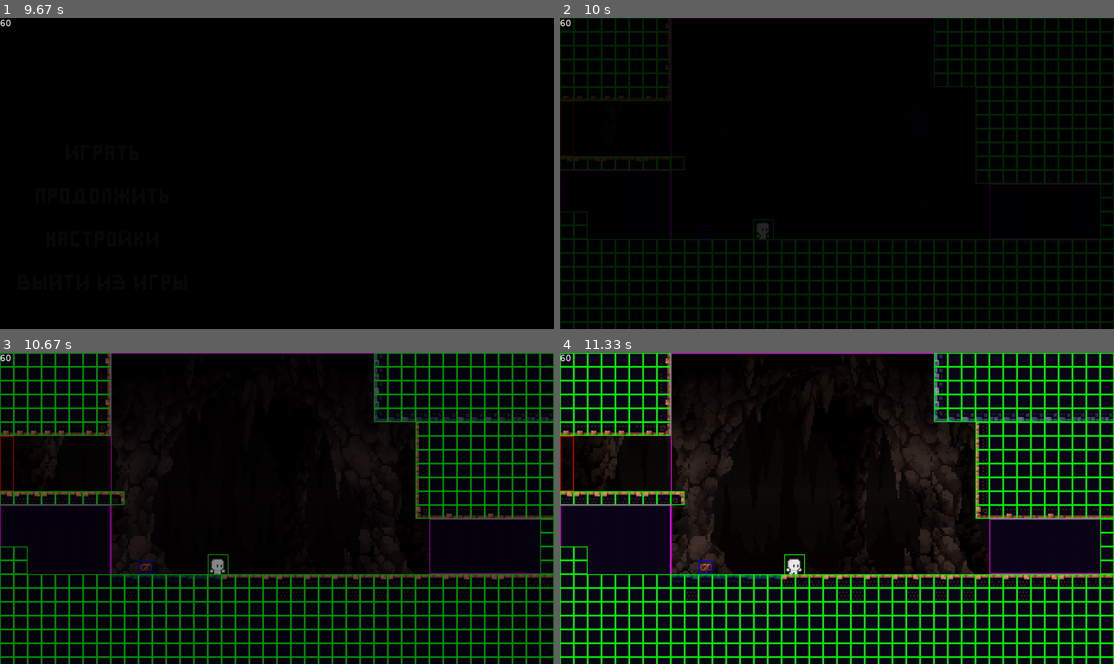
Above: before the commit, frames 1-4 (two rows, left to right).
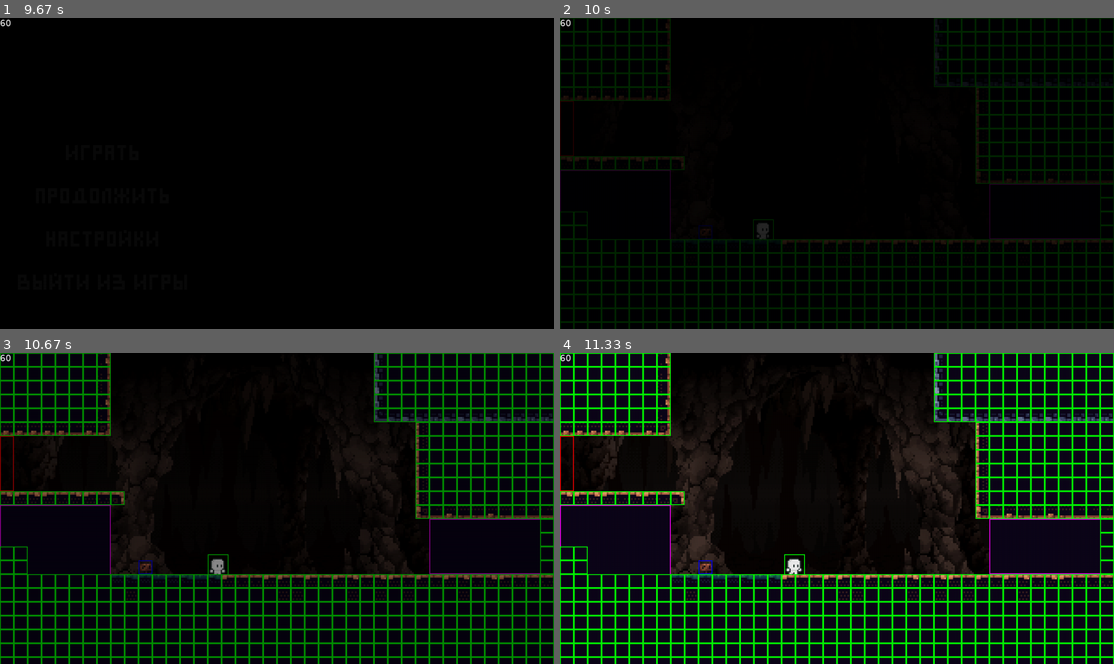
Above: after the commit, the same moments.

Repository: justxale/pygame-cyphered
Game: pygame game, started from main.py
Two runs of this game, one before a commit and one after it. Both use one fixed random seed, a clock stepped at 60 frames per second and the inputs below.
Inputs:
- Up to frame 1 (9.67 s): click "Играть" at 0.38 s; click "Продолжить" at 0.72 s; click "Настройки" at 1.05 s; click "w" at 1.38 s; click "+" at 1.72 s; hold Right 2.5-3.13 s; hold Left 3.17-3.63 s; click "-" at 4.22 s; click "стрелки" at 5.38 s; click "пробел" at 5.72 s; click "ad" at 6.05 s; click "Назад" at 6.38 s; click "Играть" at 6.72 s; click "Продолжить" at 8.05 s; hold Left from 9.4 s (still down)
- Up to frame 2 (10 s): release Left at 9.87 s; hold A from 9.9 s (still down); hold Right from 9.9 s (still down)
- Up to frame 3 (10.67 s): release A at 10.37 s; release Right at 10.37 s; hold Right from 10.4 s (still down)
- Up to frame 4 (11.33 s): release Right at 10.87 s; hold Up 10.9-11.2 s; hold Right from 11.23 s (still down)

Frame 1 is identical in both runs. In frame 2, 0.3% of the frame differs, in the area x 20-97%, y 0-73%; in frame 3, 0.3%, in the area x 20-68%, y 0-72%; in frame 4, 0.3%.

Commit message:
minor ram optimizations

Diff:
--- a/cyphered/scenes/play.py
+++ b/cyphered/scenes/play.py
@@ -146,6 +146,13 @@
                             self.all_sprites, self.tiles, tile_layer=2
                         )
                         self.wall_rects['right'].append(new_tile.rect)
+                    if 'f' in types:
+                        new_tile = Tile(
+                            self.main_tileset, (int(i), int(j)),
+                            (x + constants.LEVEL_OFFSET[0], y + constants.LEVEL_OFFSET[1]),
+                            self.all_sprites, self.tiles, tile_layer=2
+                        )
+                        self.floor_rects.append(new_tile.rect)
                     else:
                         new_tile = Tile(
                             self.main_tileset, (int(i), int(j)),
@@ -235,3 +242,9 @@
             self.player_group.update()
 
         text_displ(self.text, screen, font_size=24, step_y=300, step_x=-350)
+
+    def on_destroy(self):
+        self.all_sprites.empty()
+        self.player_group.empty()
+        self.tiles.empty()
+        self.interact_rects.clear()
--- a/resources/data/level1.txt
+++ b/resources/data/level1.txt
@@ -11,14 +11,14 @@
 7,8,v; 7,8,v; 7,8,v; 7,8,v; 7,8,v; 7,8,v; 10,9,lw; -; -; -; -; -; -; -; -; -; -; -; -; -; -; -; -; -; -; -; -; -; -; -; 6,9,rw;  7,8,v; 7,8,v; 7,8,v; 7,8,v; 7,8,v; 7,8,v; 7,8,v; 7,8,v; 7,8,v
 7,8,v; 7,8,v; 7,8,v; 7,8,v; 7,8,v; 7,8,v; 10,7,lw; -; -; -; -; -; -; -; -; -; -; -; -; -; -; -; -; -; -; -; -; -; -; -; 6,7,rw;  7,8,v; 7,8,v; 7,8,v; 7,8,v; 7,8,v; 7,8,v; 7,8,v; 7,8,v; 7,8,v
 7,8,v; 7,8,v; 7,8,v; 7,8,v; 7,8,v; 7,8,v; 10,8,lw; -; -; -; -; -; -; -; -; -; -; -; -; -; -; -; -; -; -; -; -; -; -; -; 6,10,rw; 8,10,rw; 7,10,rw; 9,10,rw; 9,10,rw; 7,10,rw; 9,10,rw; 8,10,rw; 8,10,rw; 8,10,rw
-8,6,f; 8,6,f; 8,6,f; 8,6,f; 8,6,f; 7,6,f; 8,6,f; 10,6,lw; -; -; -; -; -; -; -; -; -; -; -; -; -; -; -; -; -; -; -; -; -; -; -; -; -; -; -; -; -; -; -; h,1,1,4
+8,6,v; 8,6,v; 8,6,v; 8,6,v; 8,6,v; 7,6,v; 8,6,v; 10,6,lw; -; -; -; -; -; -; -; -; -; -; -; -; -; -; -; -; -; -; -; -; -; -; -; -; -; -; -; -; -; -; -; h,1,1,4
 7,8,v; 7,8,v; 7,8,v; 7,8,v; 7,8,v; 7,8,v; 7,8,v; 10,9,lw
 7,8,v; 7,8,v; 7,8,v; 7,8,v; 7,8,v; 7,8,v; 7,8,v; 10,7,lw
 7,8,v; 7,8,v; 7,8,v; 7,8,v; 7,8,v; 7,8,v; 7,8,v; 10,8,lw; -; -; -; -; -; -; -; -; -; -; 3,3,i
-7,8,f; 7,8,f; 7,8,f; 7,8,f; 7,8,f; 8,8,f; 9,8,f; 7,8,f; 9,6,f; 8,6,f; 7,6,f; 7,6,f; 8,6,f; 9,1,f; 8,1,f; 7,1,f; 8,1,f; 9,1,f; 7,1,f; 9,1,f; 8,6,f; 7,6,f; 8,6,f; 7,6,f; 8,6,f; 9,6,f; 7,6,f; 9,6,f; 8,6,f; 7,6,f; 8,6,f; 7,6,f; 8,6,f; 9,6,f; 7,6,f; 9,6,f; 8,6,f; 7,6,f; 7,6,f; 7,6,f
-7,8,f; 7,8,f; 7,8,f; 7,8,f; 7,8,f; 8,7,f; 9,8,f; 7,8,f; 9,8,f; 8,7,f; 7,8,f; 8,8,f; 7,8,f; 8,8,f; 9,8,f; 7,8,f; 9,8,f; 8,8,f; 7,8,f; 7,8,f; 8,7,f; 8,7,f; 9,8,f; 7,8,f; 9,8,f; 8,7,f; 7,8,f; 8,7,f; 7,8,f; 8,7,f; 9,8,f; 7,8,f; 9,8,f; 8,7,f; 7,8,f; 8,8,f; 7,8,f; 7,8,f; 7,8,f; 7,8,f
-7,8,f; 7,8,f; 7,8,f; 7,8,f; 7,8,f; 7,8,f; 7,8,f; 7,8,f; 7,8,f; 7,8,f; 7,8,f; 7,8,f; 7,8,f; 7,8,f; 7,8,f; 7,8,f; 7,8,f; 7,8,f; 7,8,f; 7,8,f; 7,8,f; 7,8,f; 7,8,f; 7,8,f; 7,8,f; 7,8,f; 7,8,f; 7,8,f; 7,8,f; 7,8,f; 7,8,f; 7,8,f; 7,8,f; 7,8,f; 7,8,f; 7,8,f; 7,8,f; 7,8,f; 7,8,f; 7,8,f
-7,8,f; 7,8,f; 7,8,f; 7,8,f; 7,8,f; 7,8,f; 7,8,f; 7,8,f; 7,8,f; 7,8,f; 7,8,f; 7,8,f; 7,8,f; 7,8,f; 7,8,f; 7,8,f; 7,8,f; 7,8,f; 7,8,f; 7,8,f; 7,8,f; 7,8,f; 7,8,f; 7,8,f; 7,8,f; 7,8,f; 7,8,f; 7,8,f; 7,8,f; 7,8,f; 7,8,f; 7,8,f; 7,8,f; 7,8,f; 7,8,f; 7,8,f; 7,8,f; 7,8,f; 7,8,f; 7,8,f
-7,8,f; 7,8,f; 7,8,f; 7,8,f; 7,8,f; 7,8,f; 7,8,f; 7,8,f; 7,8,f; 7,8,f; 7,8,f; 7,8,f; 7,8,f; 7,8,f; 7,8,f; 7,8,f; 7,8,f; 7,8,f; 7,8,f; 7,8,f; 7,8,f; 7,8,f; 7,8,f; 7,8,f; 7,8,f; 7,8,f; 7,8,f; 7,8,f; 7,8,f; 7,8,f; 7,8,f; 7,8,f; 7,8,f; 7,8,f; 7,8,f; 7,8,f; 7,8,f; 7,8,f; 7,8,f; 7,8,f
-7,8,f; 7,8,f; 7,8,f; 7,8,f; 7,8,f; 7,8,f; 7,8,f; 7,8,f; 7,8,f; 7,8,f; 7,8,f; 7,8,f; 7,8,f; 7,8,f; 7,8,f; 7,8,f; 7,8,f; 7,8,f; 7,8,f; 7,8,f; 7,8,f; 7,8,f; 7,8,f; 7,8,f; 7,8,f; 7,8,f; 7,8,f; 7,8,f; 7,8,f; 7,8,f; 7,8,f; 7,8,f; 7,8,f; 7,8,f; 7,8,f; 7,8,f; 7,8,f; 7,8,f; 7,8,f; 7,8,f
-7,8,f; 7,8,f; 7,8,f; 7,8,f; 7,8,f; 7,8,f; 7,8,f; 7,8,f; 7,8,f; 7,8,f; 7,8,f; 7,8,f; 7,8,f; 7,8,f; 7,8,f; 7,8,f; 7,8,f; 7,8,f; 7,8,f; 7,8,f; 7,8,f; 7,8,f; 7,8,f; 7,8,f; 7,8,f; 7,8,f; 7,8,f; 7,8,f; 7,8,f; 7,8,f; 7,8,f; 7,8,f; 7,8,f; 7,8,f; 7,8,f; 7,8,f; 7,8,f; 7,8,f; 7,8,f; 7,8,f
+7,8,v; 7,8,v; 7,8,v; 7,8,v; 7,8,v; 8,8,v; 9,8,v; 7,8,v; 9,6,f; 8,6,f; 7,6,f; 7,6,f; 8,6,f; 9,1,f; 8,1,f; 7,1,f; 8,1,f; 9,1,f; 7,1,f; 9,1,f; 8,6,f; 7,6,f; 8,6,f; 7,6,f; 8,6,f; 9,6,f; 7,6,f; 9,6,f; 8,6,f; 7,6,f; 8,6,f; 7,6,f; 8,6,f; 9,6,f; 7,6,f; 9,6,f; 8,6,f; 7,6,f; 7,6,f; 7,6,f
+7,8,v; 7,8,v; 7,8,v; 7,8,v; 7,8,v; 8,7,v; 9,8,v; 7,8,v; 9,8,v; 8,7,v; 7,8,v; 8,8,v; 7,8,v; 8,8,v; 9,8,v; 7,8,v; 9,8,v; 8,8,v; 7,8,v; 7,8,v; 8,7,v; 8,7,v; 9,8,v; 7,8,v; 9,8,v; 8,7,v; 7,8,v; 8,7,v; 7,8,v; 8,7,v; 9,8,v; 7,8,v; 9,8,v; 8,7,v; 7,8,v; 8,8,v; 7,8,v; 7,8,v; 7,8,v; 7,8,v
+7,8,v; 7,8,v; 7,8,v; 7,8,v; 7,8,v; 7,8,v; 7,8,v; 7,8,v; 7,8,v; 7,8,v; 7,8,v; 7,8,v; 7,8,v; 7,8,v; 7,8,v; 7,8,v; 7,8,v; 7,8,v; 7,8,v; 7,8,v; 7,8,v; 7,8,v; 7,8,v; 7,8,v; 7,8,v; 7,8,v; 7,8,v; 7,8,v; 7,8,v; 7,8,v; 7,8,v; 7,8,v; 7,8,v; 7,8,v; 7,8,v; 7,8,v; 7,8,v; 7,8,v; 7,8,v; 7,8,v
+7,8,v; 7,8,v; 7,8,v; 7,8,v; 7,8,v; 7,8,v; 7,8,v; 7,8,v; 7,8,v; 7,8,v; 7,8,v; 7,8,v; 7,8,v; 7,8,v; 7,8,v; 7,8,v; 7,8,v; 7,8,v; 7,8,v; 7,8,v; 7,8,v; 7,8,v; 7,8,v; 7,8,v; 7,8,v; 7,8,v; 7,8,v; 7,8,v; 7,8,v; 7,8,v; 7,8,v; 7,8,v; 7,8,v; 7,8,v; 7,8,v; 7,8,v; 7,8,v; 7,8,v; 7,8,v; 7,8,v
+7,8,v; 7,8,v; 7,8,v; 7,8,v; 7,8,v; 7,8,v; 7,8,v; 7,8,v; 7,8,v; 7,8,v; 7,8,v; 7,8,v; 7,8,v; 7,8,v; 7,8,v; 7,8,v; 7,8,v; 7,8,v; 7,8,v; 7,8,v; 7,8,v; 7,8,v; 7,8,v; 7,8,v; 7,8,v; 7,8,v; 7,8,v; 7,8,v; 7,8,v; 7,8,v; 7,8,v; 7,8,v; 7,8,v; 7,8,v; 7,8,v; 7,8,v; 7,8,v; 7,8,v; 7,8,v; 7,8,v
+7,8,v; 7,8,v; 7,8,v; 7,8,v; 7,8,v; 7,8,v; 7,8,v; 7,8,v; 7,8,v; 7,8,v; 7,8,v; 7,8,v; 7,8,v; 7,8,v; 7,8,v; 7,8,v; 7,8,v; 7,8,v; 7,8,v; 7,8,v; 7,8,v; 7,8,v; 7,8,v; 7,8,v; 7,8,v; 7,8,v; 7,8,v; 7,8,v; 7,8,v; 7,8,v; 7,8,v; 7,8,v; 7,8,v; 7,8,v; 7,8,v; 7,8,v; 7,8,v; 7,8,v; 7,8,v; 7,8,v
+7,8,v; 7,8,v; 7,8,v; 7,8,v; 7,8,v; 7,8,v; 7,8,v; 7,8,v; 7,8,v; 7,8,v; 7,8,v; 7,8,v; 7,8,v; 7,8,v; 7,8,v; 7,8,v; 7,8,v; 7,8,v; 7,8,v; 7,8,v; 7,8,v; 7,8,v; 7,8,v; 7,8,v; 7,8,v; 7,8,v; 7,8,v; 7,8,v; 7,8,v; 7,8,v; 7,8,v; 7,8,v; 7,8,v; 7,8,v; 7,8,v; 7,8,v; 7,8,v; 7,8,v; 7,8,v; 7,8,v
--- a/resources/data/level2.txt
+++ b/resources/data/level2.txt
@@ -1,5 +1,5 @@
 50,270
-7,8,v; 7,8,v; 7,8,v; 7,8,v; 7,8,v; 7,8,v; 7,8,v; 10,9,lw; hi,3,32,18; -; -; -; -; -; -; -; -; -; -; -; -; -; -; -; -; -; -; 11,2,v; 12,3,v; 12,3,v; 12,3,v; 12,3,v; 12,3,v; 12,3,v; 12,3,v; 12,3,v; 12,3,v; 12,3,v; 12,3,v; 12,3,v
+7,8,v; 7,8,v; 7,8,v; 7,8,v; 7,8,v; 7,8,v; 7,8,v; 10,9,lw; -; -; -; -; -; -; -; -; -; -; -; -; -; -; -; -; -; -; -; 11,2,v; 12,3,v; 12,3,v; 12,3,v; 12,3,v; 12,3,v; 12,3,v; 12,3,v; 12,3,v; 12,3,v; 12,3,v; 12,3,v; 12,3,v
 7,8,v; 7,8,v; 7,8,v; 7,8,v; 7,8,v; 7,8,v; 7,8,v; 10,7,lw; -; -; -; -; -; -; -; -; -; -; -; -; -; -; -; -; -; -; -; 11,4,v; 12,3,v; 12,3,v; 12,3,v; 12,3,v; 12,3,v; 12,3,v; 12,3,v; 12,3,v; 12,3,v; 12,3,v; 12,3,v; 12,3,v
 7,8,v; 7,8,v; 7,8,v; 7,8,v; 7,8,v; 7,8,v; 7,8,v; 10,8,lw; -; -; -; -; -; -; -; -; -; -; -; -; -; -; -; -; -; -; -; 11,3,v; 12,3,v; 12,3,v; 12,3,v; 12,3,v; 12,3,v; 12,3,v; 12,3,v; 12,3,v; 12,3,v; 12,3,v; 12,3,v; 12,3,v
 7,8,v; 7,8,v; 7,8,v; 7,8,v; 7,8,v; 7,8,v; 7,8,v; 10,9,lw; -; -; -; -; -; -; -; -; -; -; -; -; -; -; -; -; -; -; -; 11,2,v; 12,3,v; 12,3,v; 12,3,v; 12,3,v; 12,3,v; 12,3,v; 12,3,v; 12,3,v; 12,3,v; 12,3,v; 12,3,v; 12,3,v
@@ -16,9 +16,9 @@
 7,1,f; 10,1,lw; -; -; -; -; -; -; -; -; -; -; -; -; -; -; -; -; -; -; -; -; -; -; -; -; -; -; -; -; -; -; -; -; -; -; -; -; -; 6,8,rw
 7,8,v; 10,2,lw; -; -; -; -; -; -; -; -; 3,3,i; -; -; -; -; -; -; -; -; -; -; -; -; -; -; -; -; -; -; -; -; -; -; -; -; -; -; -; -; 6,8,rw
 7,1,f; 9,1,f; 8,1,f; 7,1,f; 8,1,f; 9,1,f; 8,1,f; 7,1,f; 8,1,f; 9,1,f; 8,1,f; 7,1,f; 8,1,f; 9,1,f; 7,1,f; 9,1,f; 8,6,f; 7,6,f; 7,6,f; 8,6,f; 8,6,f; 7,6,f; 8,6,f; 7,6,f; 8,6,f; 9,6,f; 7,6,f; 9,6,f; 8,6,f; 7,6,f; 8,6,f; 7,6,f; 8,6,f; 9,6,f; 7,6,f; 9,6,f; 8,6,f; 7,6,f; 7,6,f; 7,6,f
-7,8,f; 7,8,f; 7,8,f; 7,8,f; 7,8,f; 8,7,f; 9,8,f; 7,8,f; 9,8,f; 8,7,f; 7,8,f; 8,8,f; 7,8,f; 8,8,f; 9,8,f; 7,8,f; 9,8,f; 8,8,f; 7,8,f; 7,8,f; 8,7,f; 8,7,f; 9,8,f; 7,8,f; 9,8,f; 8,7,f; 7,8,f; 8,7,f; 7,8,f; 8,7,f; 9,8,f; 7,8,f; 9,8,f; 8,7,f; 7,8,f; 8,8,f; 7,8,f; 7,8,f; 7,8,f; 7,8,f
-7,8,f; 7,8,f; 7,8,f; 7,8,f; 7,8,f; 7,8,f; 7,8,f; 7,8,f; 7,8,f; 7,8,f; 7,8,f; 7,8,f; 7,8,f; 7,8,f; 7,8,f; 7,8,f; 7,8,f; 7,8,f; 7,8,f; 7,8,f; 7,8,f; 7,8,f; 7,8,f; 7,8,f; 7,8,f; 7,8,f; 7,8,f; 7,8,f; 7,8,f; 7,8,f; 7,8,f; 7,8,f; 7,8,f; 7,8,f; 7,8,f; 7,8,f; 7,8,f; 7,8,f; 7,8,f; 7,8,f
-7,8,f; 7,8,f; 7,8,f; 7,8,f; 7,8,f; 7,8,f; 7,8,f; 7,8,f; 7,8,f; 7,8,f; 7,8,f; 7,8,f; 7,8,f; 7,8,f; 7,8,f; 7,8,f; 7,8,f; 7,8,f; 7,8,f; 7,8,f; 7,8,f; 7,8,f; 7,8,f; 7,8,f; 7,8,f; 7,8,f; 7,8,f; 7,8,f; 7,8,f; 7,8,f; 7,8,f; 7,8,f; 7,8,f; 7,8,f; 7,8,f; 7,8,f; 7,8,f; 7,8,f; 7,8,f; 7,8,f
-7,8,f; 7,8,f; 7,8,f; 7,8,f; 7,8,f; 7,8,f; 7,8,f; 7,8,f; 7,8,f; 7,8,f; 7,8,f; 7,8,f; 7,8,f; 7,8,f; 7,8,f; 7,8,f; 7,8,f; 7,8,f; 7,8,f; 7,8,f; 7,8,f; 7,8,f; 7,8,f; 7,8,f; 7,8,f; 7,8,f; 7,8,f; 7,8,f; 7,8,f; 7,8,f; 7,8,f; 7,8,f; 7,8,f; 7,8,f; 7,8,f; 7,8,f; 7,8,f; 7,8,f; 7,8,f; 7,8,f
-7,8,f; 7,8,f; 7,8,f; 7,8,f; 7,8,f; 7,8,f; 7,8,f; 7,8,f; 7,8,f; 7,8,f; 7,8,f; 7,8,f; 7,8,f; 7,8,f; 7,8,f; 7,8,f; 7,8,f; 7,8,f; 7,8,f; 7,8,f; 7,8,f; 7,8,f; 7,8,f; 7,8,f; 7,8,f; 7,8,f; 7,8,f; 7,8,f; 7,8,f; 7,8,f; 7,8,f; 7,8,f; 7,8,f; 7,8,f; 7,8,f; 7,8,f; 7,8,f; 7,8,f; 7,8,f; 7,8,f
-7,8,f; 7,8,f; 7,8,f; 7,8,f; 7,8,f; 7,8,f; 7,8,f; 7,8,f; 7,8,f; 7,8,f; 7,8,f; 7,8,f; 7,8,f; 7,8,f; 7,8,f; 7,8,f; 7,8,f; 7,8,f; 7,8,f; 7,8,f; 7,8,f; 7,8,f; 7,8,f; 7,8,f; 7,8,f; 7,8,f; 7,8,f; 7,8,f; 7,8,f; 7,8,f; 7,8,f; 7,8,f; 7,8,f; 7,8,f; 7,8,f; 7,8,f; 7,8,f; 7,8,f; 7,8,f; 7,8,f
+7,8,v; 7,8,v; 7,8,v; 7,8,v; 7,8,v; 8,7,v; 9,8,v; 7,8,v; 9,8,v; 8,7,v; 7,8,v; 8,8,v; 7,8,v; 8,8,v; 9,8,v; 7,8,v; 9,8,v; 8,8,v; 7,8,v; 7,8,v; 8,7,v; 8,7,v; 9,8,v; 7,8,v; 9,8,v; 8,7,v; 7,8,v; 8,7,v; 7,8,v; 8,7,v; 9,8,v; 7,8,v; 9,8,v; 8,7,v; 7,8,v; 8,8,v; 7,8,v; 7,8,v; 7,8,v; 7,8,v
+7,8,v; 7,8,v; 7,8,v; 7,8,v; 7,8,v; 7,8,v; 7,8,v; 7,8,v; 7,8,v; 7,8,v; 7,8,v; 7,8,v; 7,8,v; 7,8,v; 7,8,v; 7,8,v; 7,8,v; 7,8,v; 7,8,v; 7,8,v; 7,8,v; 7,8,v; 7,8,v; 7,8,v; 7,8,v; 7,8,v; 7,8,v; 7,8,v; 7,8,v; 7,8,v; 7,8,v; 7,8,v; 7,8,v; 7,8,v; 7,8,v; 7,8,v; 7,8,v; 7,8,v; 7,8,v; 7,8,v
+7,8,v; 7,8,v; 7,8,v; 7,8,v; 7,8,v; 7,8,v; 7,8,v; 7,8,v; 7,8,v; 7,8,v; 7,8,v; 7,8,v; 7,8,v; 7,8,v; 7,8,v; 7,8,v; 7,8,v; 7,8,v; 7,8,v; 7,8,v; 7,8,v; 7,8,v; 7,8,v; 7,8,v; 7,8,v; 7,8,v; 7,8,v; 7,8,v; 7,8,v; 7,8,v; 7,8,v; 7,8,v; 7,8,v; 7,8,v; 7,8,v; 7,8,v; 7,8,v; 7,8,v; 7,8,v; 7,8,v
+7,8,v; 7,8,v; 7,8,v; 7,8,v; 7,8,v; 7,8,v; 7,8,v; 7,8,v; 7,8,v; 7,8,v; 7,8,v; 7,8,v; 7,8,v; 7,8,v; 7,8,v; 7,8,v; 7,8,v; 7,8,v; 7,8,v; 7,8,v; 7,8,v; 7,8,v; 7,8,v; 7,8,v; 7,8,v; 7,8,v; 7,8,v; 7,8,v; 7,8,v; 7,8,v; 7,8,v; 7,8,v; 7,8,v; 7,8,v; 7,8,v; 7,8,v; 7,8,v; 7,8,v; 7,8,v; 7,8,v
+7,8,v; 7,8,v; 7,8,v; 7,8,v; 7,8,v; 7,8,v; 7,8,v; 7,8,v; 7,8,v; 7,8,v; 7,8,v; 7,8,v; 7,8,v; 7,8,v; 7,8,v; 7,8,v; 7,8,v; 7,8,v; 7,8,v; 7,8,v; 7,8,v; 7,8,v; 7,8,v; 7,8,v; 7,8,v; 7,8,v; 7,8,v; 7,8,v; 7,8,v; 7,8,v; 7,8,v; 7,8,v; 7,8,v; 7,8,v; 7,8,v; 7,8,v; 7,8,v; 7,8,v; 7,8,v; 7,8,v
+7,8,v; 7,8,v; 7,8,v; 7,8,v; 7,8,v; 7,8,v; 7,8,v; 7,8,v; 7,8,v; 7,8,v; 7,8,v; 7,8,v; 7,8,v; 7,8,v; 7,8,v; 7,8,v; 7,8,v; 7,8,v; 7,8,v; 7,8,v; 7,8,v; 7,8,v; 7,8,v; 7,8,v; 7,8,v; 7,8,v; 7,8,v; 7,8,v; 7,8,v; 7,8,v; 7,8,v; 7,8,v; 7,8,v; 7,8,v; 7,8,v; 7,8,v; 7,8,v; 7,8,v; 7,8,v; 7,8,v
